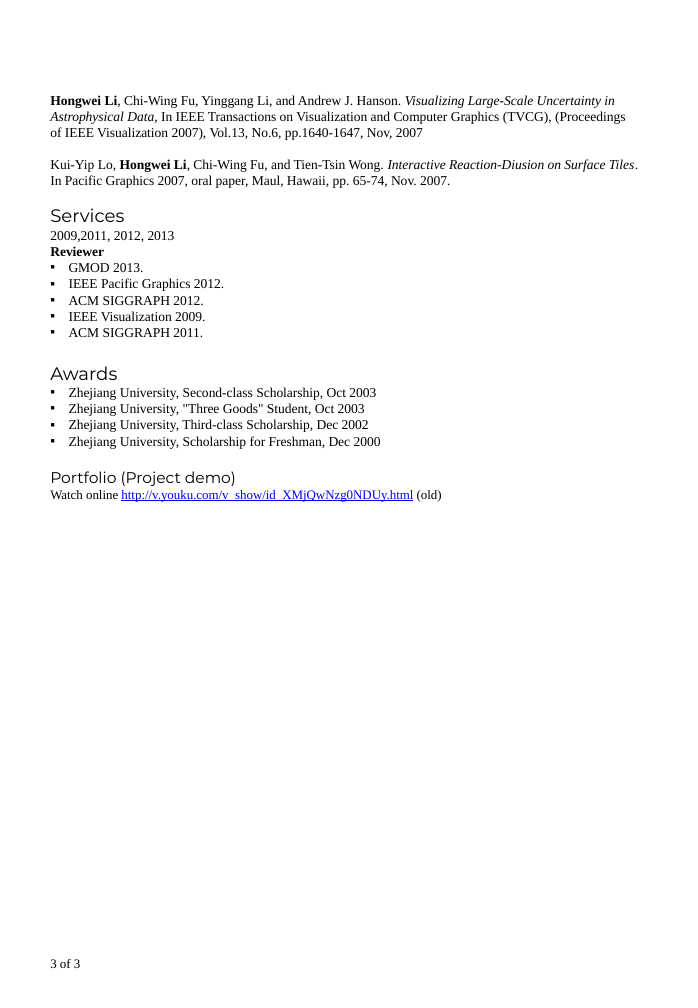
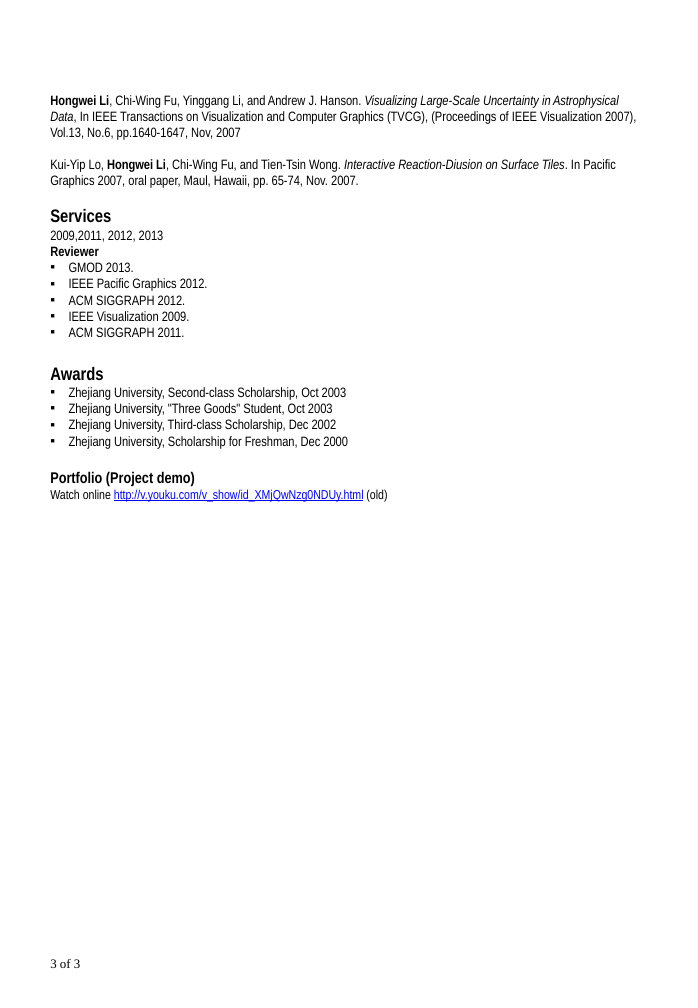
Before and after one commit to lihw/lihw.github.io, a slide deck: slide 3 of lihw_cv.pptx. Drawn at 698x1008 pixels with LibreOffice and Linux fonts; fonts in the diff are those of the drawing. Boxes give left, top, right and bottom in pixels: in the first picture for what was removed or moved away, otherwise in the second. Text is boxed around its words. In the diff, an @@ line names an element or a change of style, - is before the commit and + after.

```diff
--- a/lihw_cv.pptx
+++ b/lihw_cv.pptx
@@ text "Hongwei Li, Chi-Wing Fu, Yinggang ..." at [50, 95, 636, 502]: font Times New Roman to Arial Narrow; font Montserrat to Arial Narrow, bold on in "Services", "Awards", "Portfolio (Project demo)" @@
```
Also in this commit, not shown: 2 other slides changed, 1 other file.
